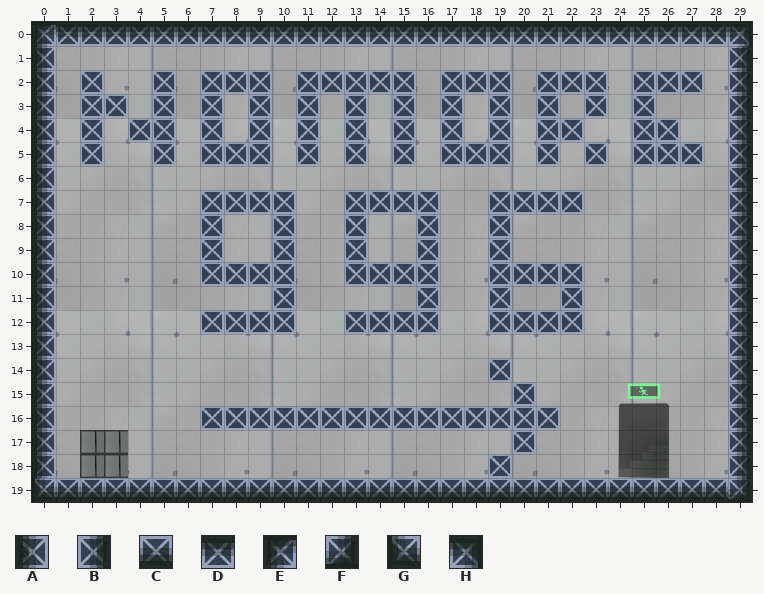
Tiled map -- Release.win32/Resources/Map/Level0.tmx. Above is the file before it was changed.
Cells are 32x32 px. Shown: x 0..29, y 0..19.
Key: from "地图素材": A 165, B 165 turned 180, C 165 turned 270, D 165 turned 90, E 167, F 167 turned 180, G 167 turned 270, H 167 turned 90.
_ is an empty cell.
Layers that did not change in this view are not listed.
Layer "Platform" before, first column x 0:
 0 EDDDDDDDDDDDDDDDDDDDDDDDDDDDDH
 1 A____________________________B
 2 A____________________________B
 3 A____________________________B
 4 A____________________________B
 5 A____________________________B
 6 A____________________________B
 7 A____________________________B
 8 A____________________________B
 9 A____________________________B
10 A____________________________B
11 A____________________________B
12 A____________________________B
13 A____________________________B
14 A____________________________B
15 A____________________________B
16 A____________________________B
17 A____________________________B
18 A____________________________B
19 GCCCCCCCCCCCCCCCCCCCCCCCCCCCCF
After the commit:
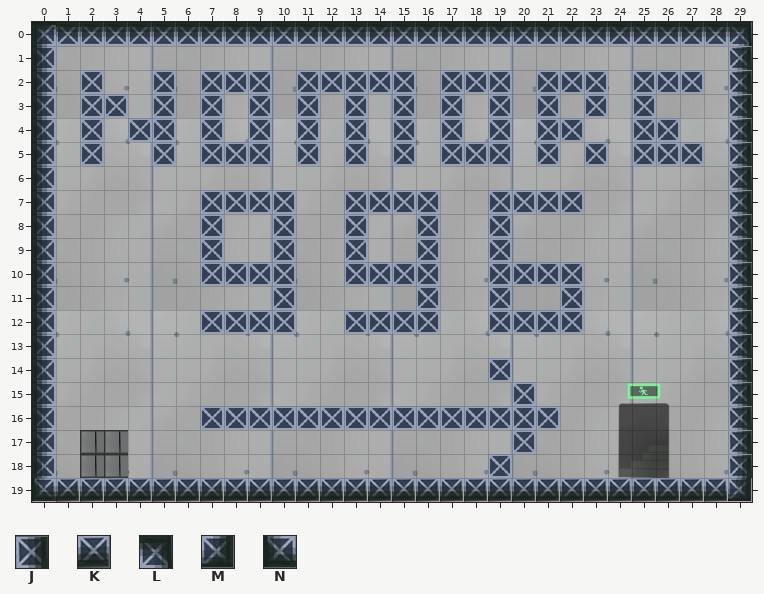
Further tiles: from "地图素材": J 169, K 171, L 202, M 204, N 206.
What changed:
Changed rows in their new state; . is an unchanged cell.
Layer "Platform":
first column x 0:
 0 .............................L
 1 .............................J
 2 .............................J
 3 .............................J
 4 .............................J
 5 .............................J
 6 .............................J
 7 .............................J
 8 .............................J
 9 .............................J
10 .............................J
11 .............................J
12 .............................J
13 .............................J
14 .............................J
15 .............................J
16 .............................J
17 .............................J
18 .............................J
19 NKKKKKKKKKKKKKKKKKKKKKKKKKKKKM
Pixel boxes of the changes (left, top, right, bottom) in both pictures:
changed: (32, 22, 752, 502)
